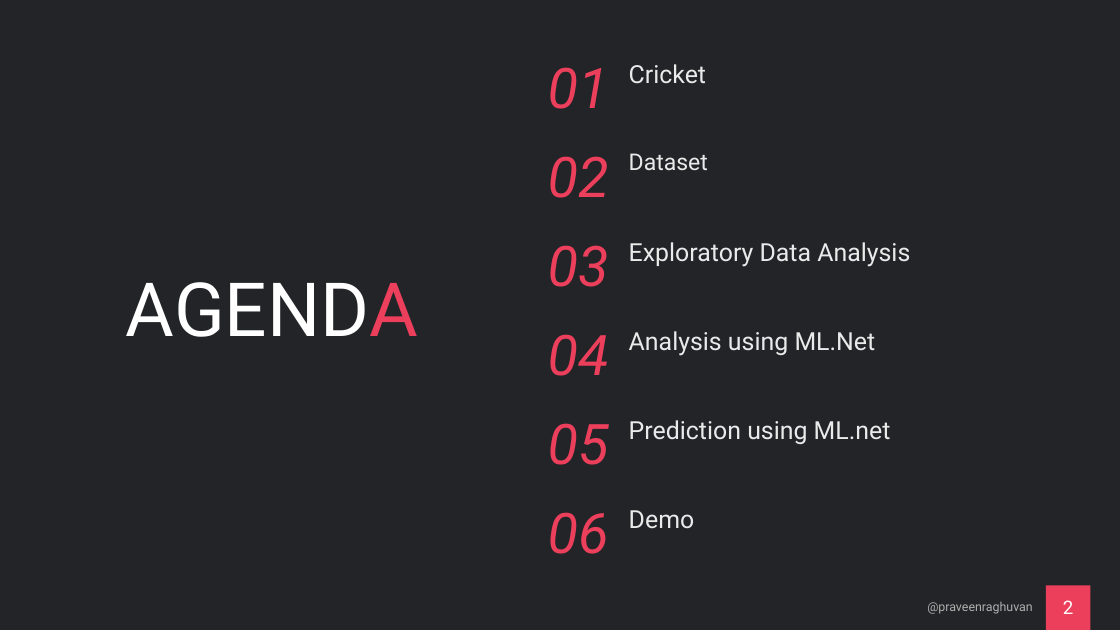
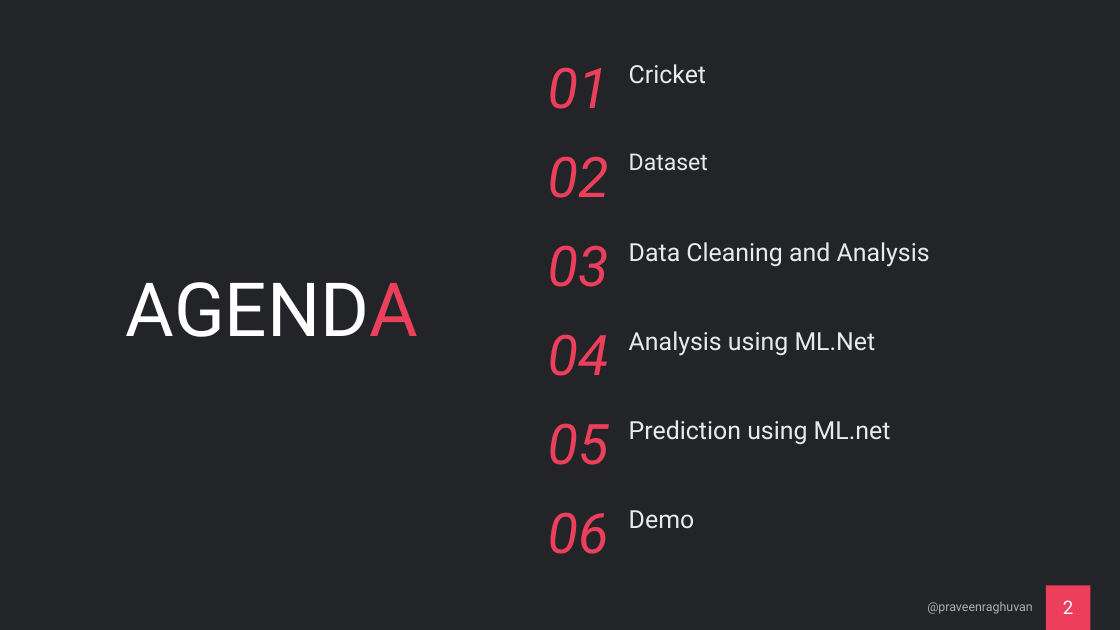
Before and after one commit to praveenraghuvanshi/tech-sessions, a slide deck: slide 2 of 16062021-Global-AI-Community-2021/cricket-analytics.pptx. Drawn at 1120x630 pixels with LibreOffice and Linux fonts; fonts in the diff are those of the drawing. Boxes give left, top, right and bottom in pixels: in the first picture for what was removed or moved away, otherwise in the second. Text is boxed around its words. In the diff, an @@ line names an element or a change of style, - is before the commit and + after.

```diff
--- a/16062021-Global-AI-Community-2021/cricket-analytics.pptx
+++ b/16062021-Global-AI-Community-2021/cricket-analytics.pptx
@@ text at (x1=629, y1=242, x2=930, y2=267): text changed @@
-Exploratory Data Analysis
+Data Cleaning and Analysis
```
Also in this commit, not shown: 3 other slides changed, 1 other file.
